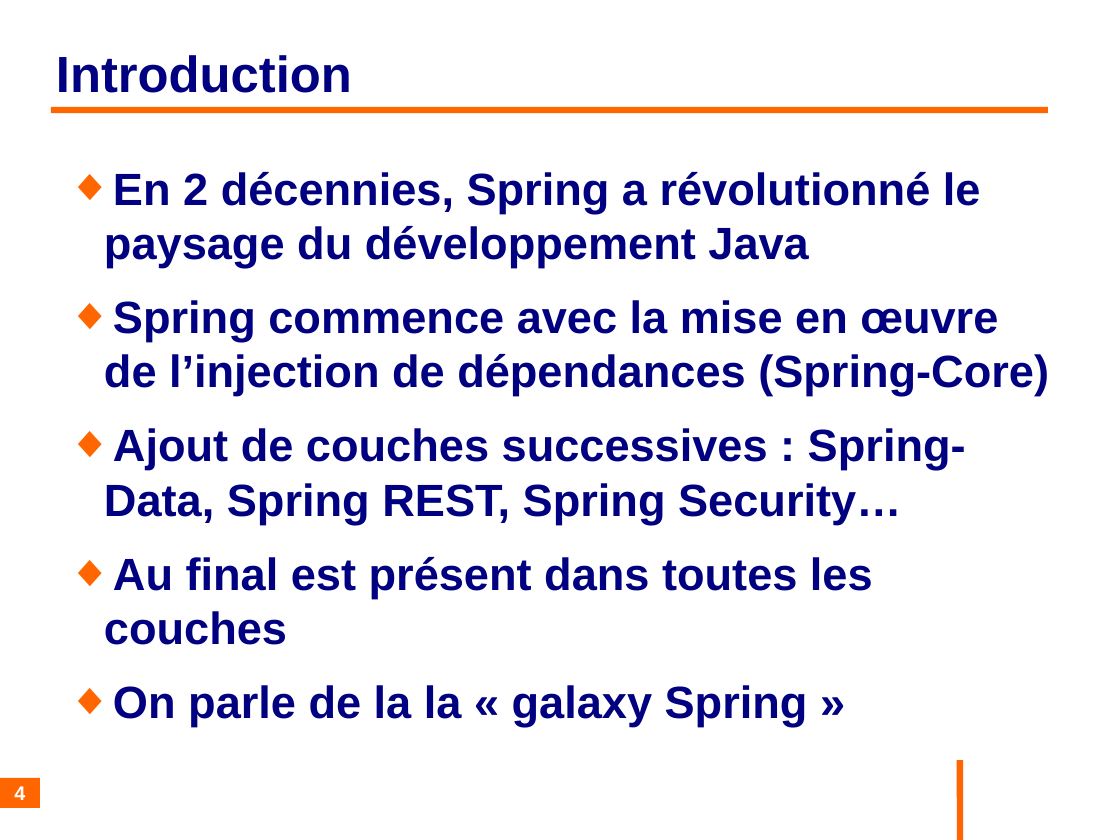
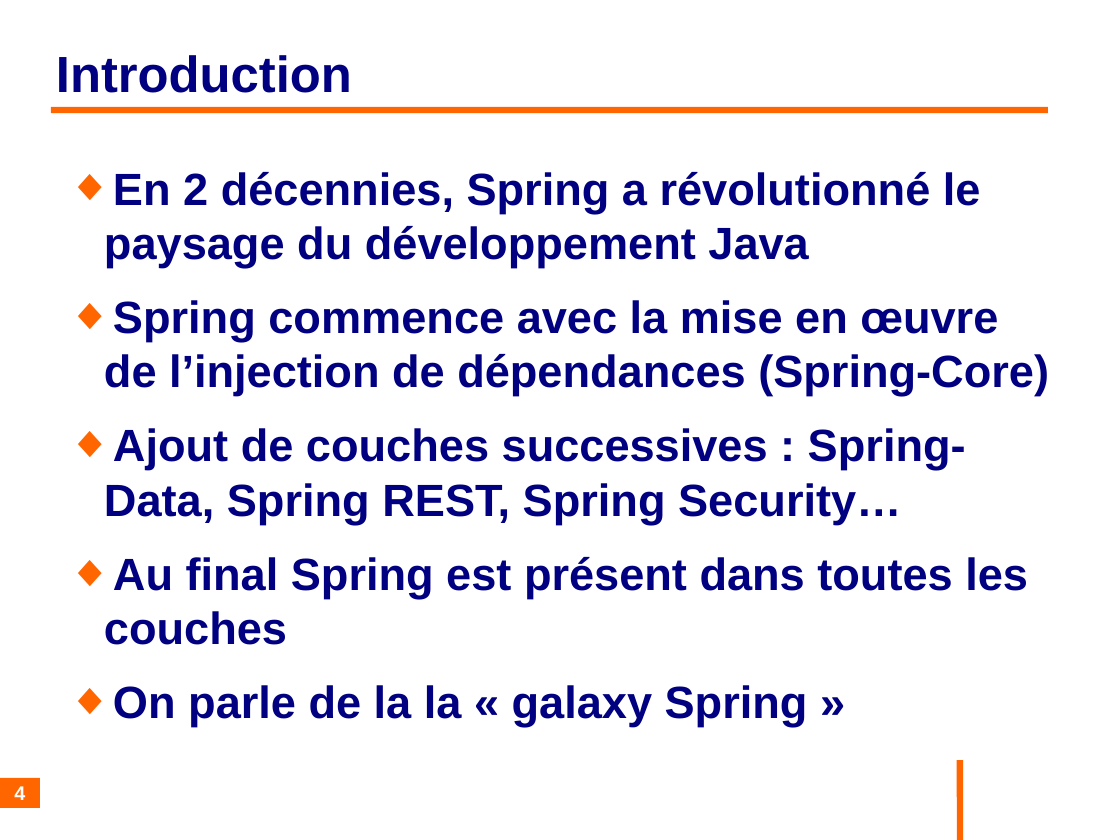
Before and after one commit to philphils/formation-spring-boot, a slide deck: slide 4 of Documentation/diapo_formation_spring_boot.odp. Drawn at 1120x840 pixels with LibreOffice and Linux fonts; fonts in the diff are those of the drawing; background and template pictures are left out. Boxes give left, top, right and bottom in pixels: in the first picture for what was removed or moved away, otherwise in the second. Text is boxed around its words. In the diff, an @@ line names an element or a change of style, - is before the commit and + after.

```diff
--- a/Documentation/diapo_formation_spring_boot.odp
+++ b/Documentation/diapo_formation_spring_boot.odp
@@ text at box(104, 557, 1028, 645): text changed @@
-◆ Au final est présent dans toutes les couches
+◆ Au final Spring est présent dans toutes les couches
```
Also in this commit, not shown: 8 other slides changed, 19 slides added.
